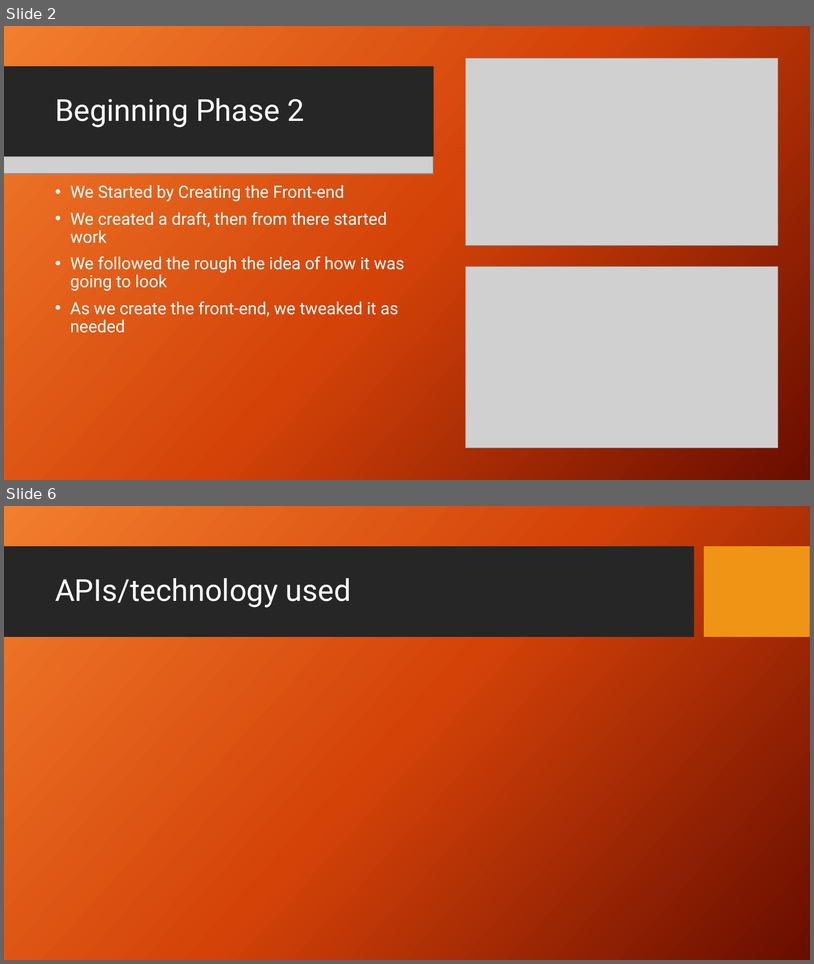
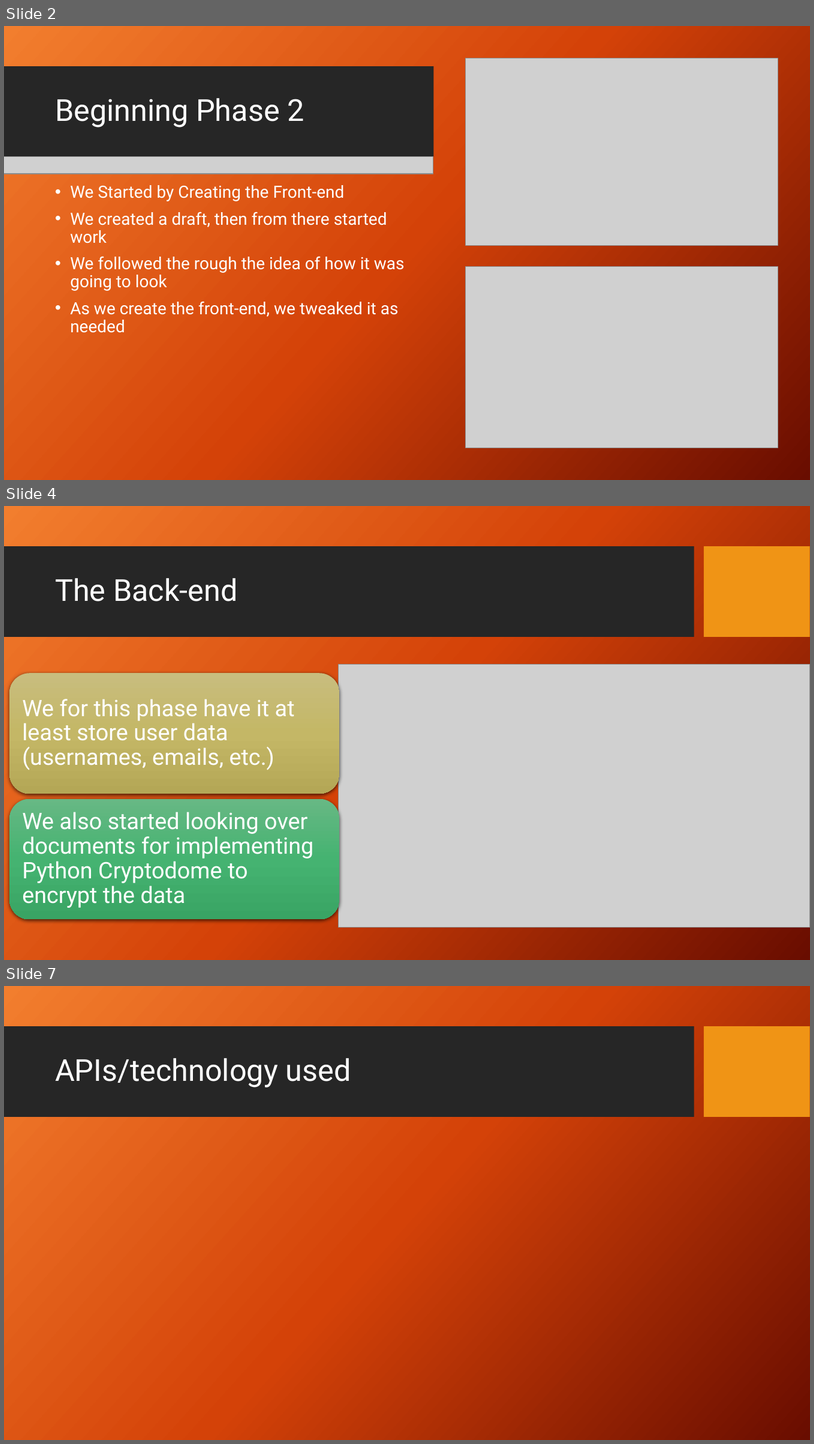
Before and after one commit to Dwaddle26/EncryptNotes, a slide deck: Phase 2 Documentation/Team_2_Presentation_2.pptx. Shown one above the other, each under a label of ours: slides 2 and 6 before the commit, slides 2, 4 and 7 after it; the slides between them are not shown. The pictures are 814x964 and 814x1444 pixels, drawn with LibreOffice and Linux fonts; fonts in the diff are those of the drawing; grey boxes stand for pictures; background and template pictures are left out. Boxes give left, top, right and bottom in pixels: in the first picture for what was removed or moved away, otherwise in the second. Text is boxed around its words. In the diff, an @@ line names an element or a change of style, - is before the commit and + after.

```diff
--- a/Phase 2 Documentation/Team_2_Presentation_2.pptx
+++ b/Phase 2 Documentation/Team_2_Presentation_2.pptx
@@ slide 4 added at box(4, 506, 810, 960), background picture (left out); not listed: 2 template elements that a slide beside it also shows @@
@@ title added at box(55, 578, 237, 601), 36 pt, text #FFFFFF @@
+The Back-end
@@ picture added at box(339, 664, 810, 928) @@
@@ group added at box(9, 673, 340, 919): 2 rounded rectangles, 2 texts @@
+We for this phase have it at least store user data (usernames, emails, etc.)
+We also started looking over documents for implementing Python Cryptodome to encrypt the data
@@ what was slide 6 is now slide 7 @@
```
Also in this commit, not shown: 3 slides changed, 1 slide removed.
